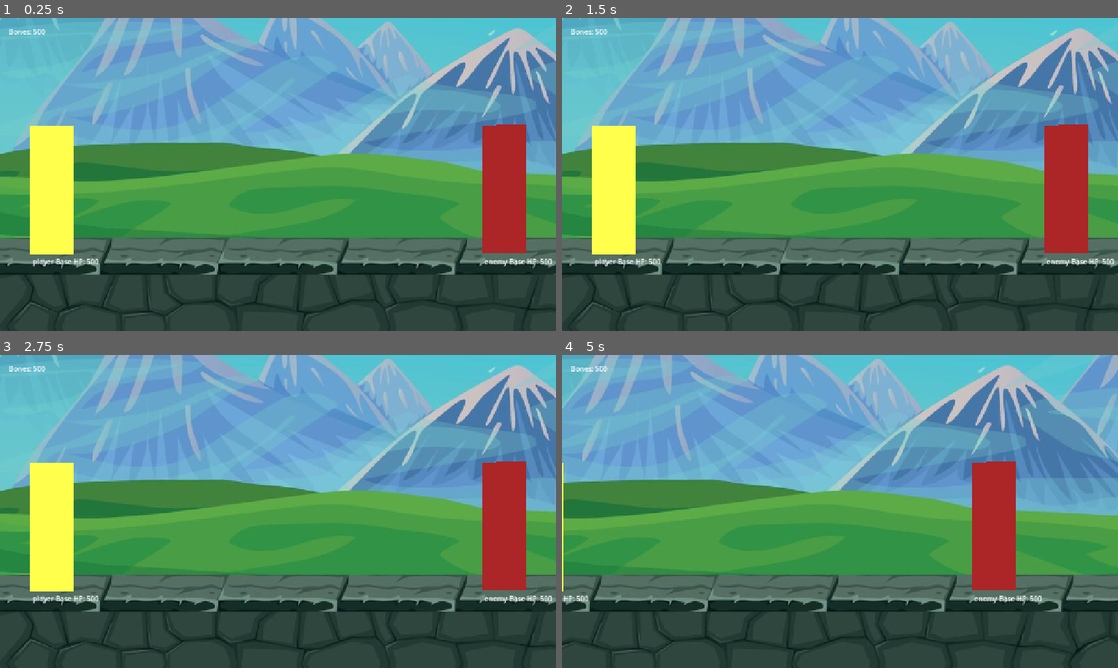
Above: before the commit, frames 1-4 (two rows, left to right).
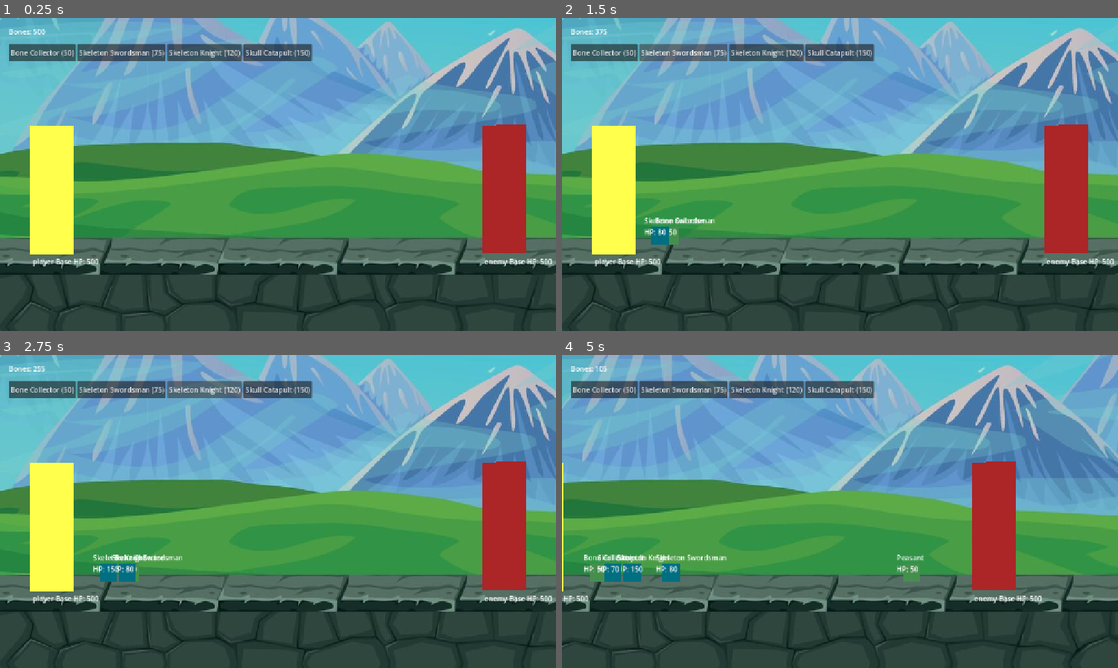
Above: after the commit, the same moments.

Repository: kyledeocades/BoneKingdom
Game: Godot game, scene res://scenes/Main.tscn
Two runs of this game, one before a commit and one after it. Both use one fixed random seed, a clock stepped at 60 frames per second and the inputs below.
Inputs (mouse positions are in pixels of both pictures, inside the frame that each line leads up to):
- Up to frame 1 (0.25 s): no input
- Up to frame 2 (1.5 s): click (606, 52) at 0.5 s, where only the run after the commit has a clickable "Bone Collector (50)"; click (684, 52) at 1.25 s, where only the run after the commit has a clickable "Skeleton Swordsman (75)"
- Up to frame 3 (2.75 s): click (205, 389) at 2 s, where only the run after the commit has a clickable "Skeleton Knight (120)"
- Up to frame 4 (5 s): click (840, 389) at 2.75 s, where only the run after the commit has a clickable "Skull Catapult (150)"; move the mouse to (962, 495) at 3.52 s; hold Right (ui_right) 3.53-4.25 s; click (962, 495) at 3.67 s; drag from (728, 527) to (812, 574) at 4.27 s

The runs differ from the first frame. In frame 1, 3.0% of the frame differs, in the area x 1-57%, y 8-14%; in frame 2, 3.5%; in frame 3, 3.7%; in frame 4, 4.3%, in the area x 1-65%, y 3-73%.
Error before the commit: Parse Error: Could not find type "UnitTypeStats" in the current scope. (res://scripts/managers/UnitCatalog.gd:48)

Commit message:
additional fixes, plus making it so arrow keys dont navigate buttons ( as they control camera as well )

Diff:
--- a/scripts/managers/UnitCatalog.gd
+++ b/scripts/managers/UnitCatalog.gd
@@ -1,4 +1,5 @@
 extends Node
+const UnitTypeStats = preload("res://scripts/managers/UnitTypeStats.gd")
 
 @export_dir var unit_stats_dir: String = "res://data/unit_types"
 @export var fallback_unit_stat_paths: Array[String] = [
--- a/scripts/managers/UnitTypeStats.gd
+++ b/scripts/managers/UnitTypeStats.gd
@@ -1,4 +1,5 @@
 extends Resource
+class_name UnitTypeStats
 
 @export var unit_id: String = ""
 @export var player_name: String = ""
--- a/scripts/ui/UIController.gd
+++ b/scripts/ui/UIController.gd
@@ -50,11 +50,28 @@
 	if _unit_catalog == null:
 		return
 
+	var created_buttons: Array = []
+
 	for stats in _unit_catalog.get_player_spawn_units():
 		var button = Button.new()
 		button.text = "%s (%d)" % [stats.player_name, stats.cost]
+		button.focus_mode = Control.FOCUS_ALL
+		# Prevent directional navigation with arrow keys while keeping tab traversal.
+		button.focus_neighbor_left = NodePath(".")
+		button.focus_neighbor_right = NodePath(".")
+		button.focus_neighbor_top = NodePath(".")
+		button.focus_neighbor_bottom = NodePath(".")
 		button.pressed.connect(on_spawn_pressed.bind(stats.unit_id))
 		spawn_buttons.add_child(button)
+		created_buttons.append(button)
+
+	for i in range(created_buttons.size()):
+		var current = created_buttons[i]
+		var previous = created_buttons[i - 1] if i > 0 else null
+		var next = created_buttons[i + 1] if i + 1 < created_buttons.size() else null
+
+		current.focus_previous = current.get_path_to(previous) if previous != null else NodePath("")
+		current.focus_next = current.get_path_to(next) if next != null else NodePath("")
 
 ## Update bones display
 func _on_bones_changed(new_bones: int) -> void:
Not shown, changed: export_presets.cfg
Not shown, changed: .gitignore
